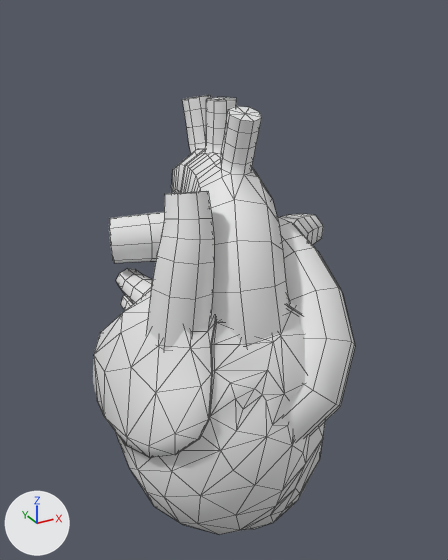
What one commit did to the Blender file Build-a-Body/Assets/Project/Art/BlendFiles/HeartRig3.0.blend.
Camera for both pictures: a 50 mm camera at (-2.23, -3.51, 3.13) aimed at (-0.06, 0.43, 1.16). Arrows for +X, +Y and +Z are at lower left; the lights stay in place. Mesh edges are drawn as thin lines.

In view in the first picture: 'Aorta', 'MainHeart', 'Pulmonary Artery', 'Pulmonary Vein1', 'Superior Vena Cava'.
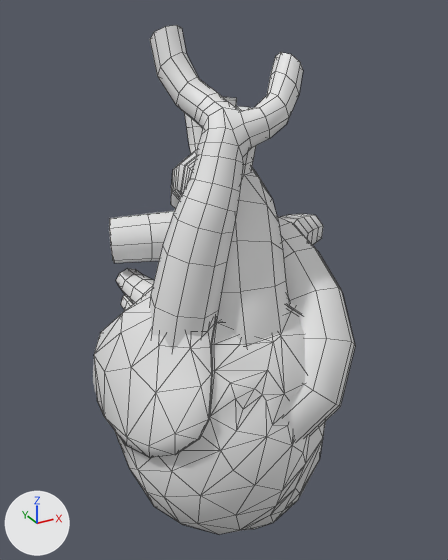
Changed parts and their boxes (x1, y1, x2, y2) in the pictures (448 x 560 px):
'Superior Vena Cava', reshaped, moved, turned
    before: (146, 191, 214, 351)
    after: (150, 25, 303, 350)
part 1 of me_beziercurve_077, built on
    before: (170, 191, 207, 194)
    after: (150, 25, 303, 163)

The edits, one by one:
me_beziercurve_077 is used by ob_superior_vena_cava; location (-0.652, -0.209, 2.341); rotation (-1.575, 1.53, 1.567), in degrees (-90, 88, 90).
me_beziercurve_077 had 57 vertices, 56 faces and spanned x 0.252..1.601, y -0.312..0.191, z -0.209..0.325.
me_beziercurve_077 now has 157 vertices, 162 faces and spans x -0.443..1.601, y -0.709..0.191, z -0.513..0.488.
Part 1, on me_beziercurve_077:
1 vertex is removed from x 0.294, y -0.171, z -0.062.
8 faces are deleted.
1 vertex moves from x 0.329, y -0.269, z -0.166 to x 0.329, y -0.272, z -0.158.
101 vertices are added at x -0.443..0.291, y -0.709..-0.071, z -0.513..0.488.
114 new faces join them.
Object 'Superior Vena Cava' (ob_superior_vena_cava) moves from (-0.652, -0.209, 2.341) to (-0.531, -0.258, 2.574).
Object 'Superior Vena Cava' (ob_superior_vena_cava) turns from (-90, 88, 90) to (14, 85, 160) degrees about x, y and z.
